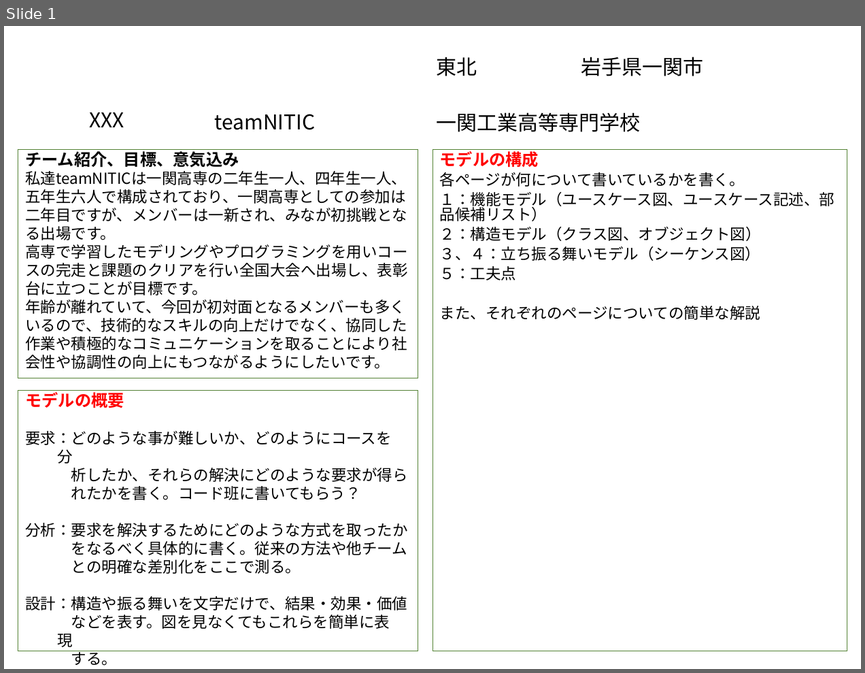
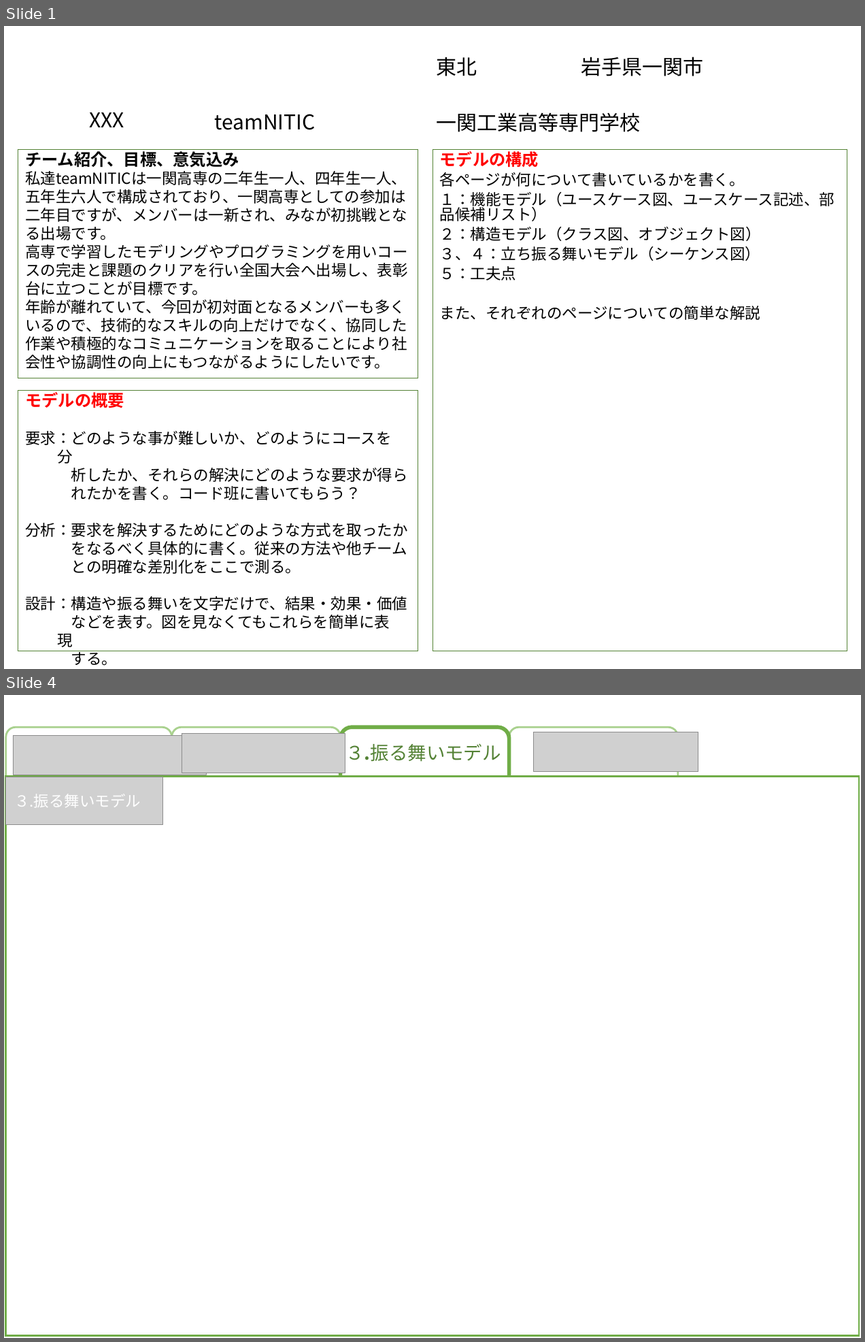
Before and after one commit to akita-lab-2019/model, a slide deck: model_file_template_primary.pptx. Shown one above the other, each under a label of ours: slide 1 before the commit, slides 1 and 4 after it; the slides between them are not shown. The pictures are 865x673 and 865x1342 pixels, drawn with LibreOffice and Linux fonts; fonts in the diff are those of the drawing; grey boxes stand for pictures; background and template pictures are left out. Boxes give left, top, right and bottom in pixels: in the first picture for what was removed or moved away, otherwise in the second. Text is boxed around its words. In the diff, an @@ line names an element or a change of style, - is before the commit and + after.

```diff
--- a/model_file_template_primary.pptx
+++ b/model_file_template_primary.pptx
@@ slide 4 added at (4,695,861,1338), background #FFFFFF @@
@@ rounded rectangle added at (6,727,172,785), fill #FFFFFF, outline #A9D18E 2.25 pt @@
@@ picture added at (14,735,207,775) @@
@@ rounded rectangle added at (172,727,341,785), fill #FFFFFF, outline #A9D18E 2.25 pt @@
@@ picture added at (182,733,345,773) @@
@@ rounded rectangle added at (341,727,509,809), fill #FFFFFF, outline #70AD47 4.5 pt @@
@@ rounded rectangle added at (509,727,678,785), fill #FFFFFF, outline #A9D18E 2.25 pt @@
@@ picture added at (533,732,698,771) @@
@@ text added at (345,743,501,762), 22 pt, text #548235 @@
+３.振る舞いモデル
@@ rectangle added at (6,777,859,1335), fill #FFFFFF, outline #70AD47 2.25 pt @@
@@ picture added at (6,777,162,826) @@
@@ text added at (14,794,141,807), 18 pt, text #FFFFFF @@
+３.振る舞いモデル
```
Also in this commit, not shown: 3 other slides added, 4 slides removed.
